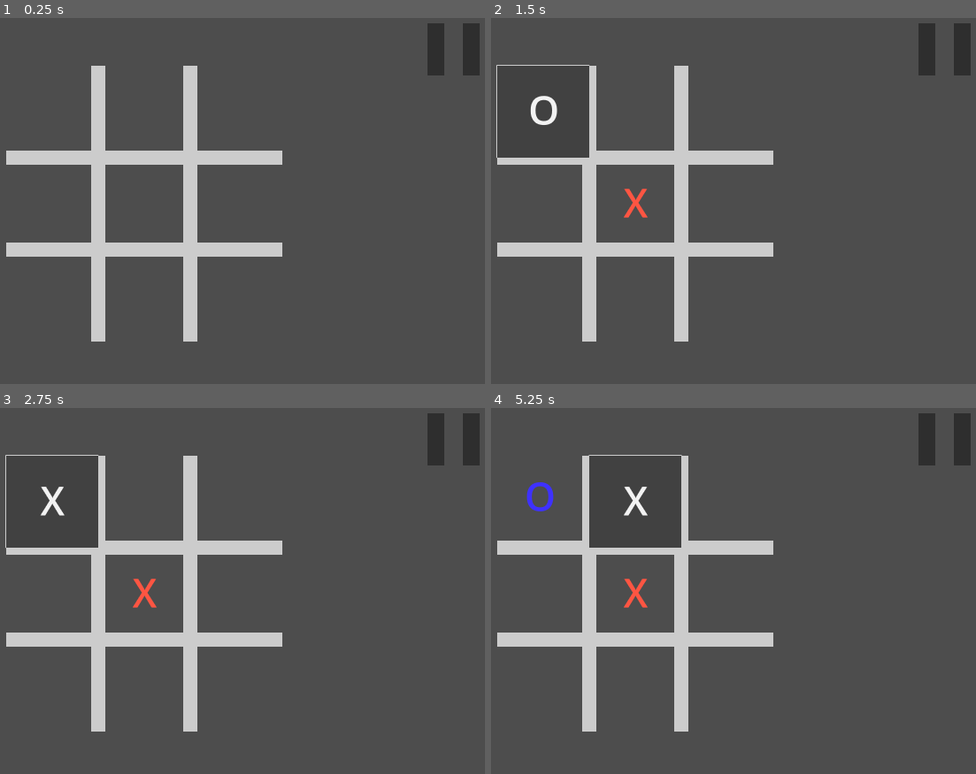
Above: before the commit, frames 1-4 (two rows, left to right).
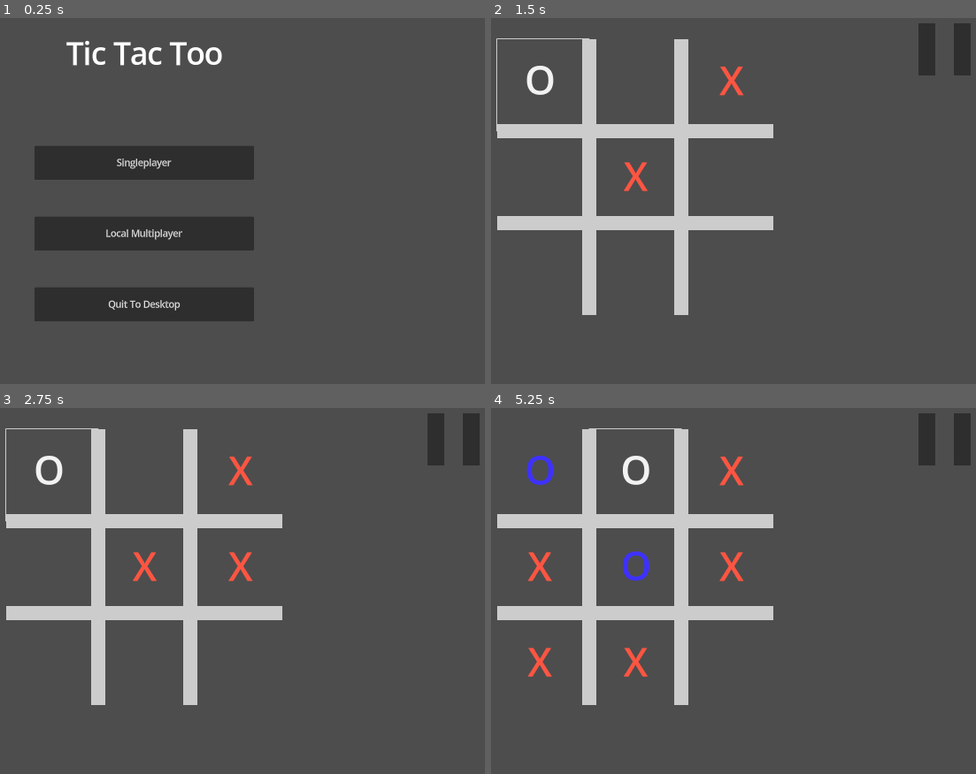
Above: after the commit, the same moments.

Repository: AlixBarreaux/tic-tac-two
Game: Godot game, scene res://scenes/main_menu.tscn
Two runs of this game, one before a commit and one after it. Both use one fixed random seed, a clock stepped at 60 frames per second and the inputs below. Before the commit the project starts from res://scenes/game.tscn.
Inputs (mouse positions are in pixels of both pictures, inside the frame that each line leads up to; where the layout moved, square brackets give the same spot in the first picture):
- Up to frame 1 (0.25 s): no input
- Up to frame 2 (1.5 s): click (636, 164) at 0.5 s, where only the run after the commit has a clickable "Singleplayer"; click (544, 83) [544, 113] at 1.25 s
- Up to frame 3 (2.75 s): click "O" at 2 s
- Up to frame 4 (5.25 s): click "X" at 2.75 s; click "X" at 3.5 s; click "O" at 4.25 s; click (636, 473) [636, 503] at 5 s

The runs differ from the first frame. In frame 1, 18% of the frame differs, in the area x 1-99%, y 1-89%; in frame 2, 9.8%; in frame 3, 9.9%; in frame 4, 11%.

Commit message:
Feat: Add solo and mp modes
Solo: Play VS AI. PlayerAI for now is playing random moves only.
Local multiplayer: 2 players share the same device.

Diff:
--- a/autoloads/scripts/events.gd
+++ b/autoloads/scripts/events.gd
@@ -2,8 +2,10 @@
 #class_name Events
 
 
-signal game_started
-signal game_reset
+signal new_game_started
 signal player_picked_cell(id: int)
+# Makes sure the id has been assigned. Use this instead of player_picked_cell
+signal turn_data_updated
 signal board_assigned_cell
-signal player_won(id: int)
+# Player id determining who won
+signal game_over(id: int)
--- a/autoloads/scripts/global.gd
+++ b/autoloads/scripts/global.gd
@@ -1,46 +1,59 @@
 extends Node
 #class_name Global
 
-
-enum PlayerTypes { HUMAN, AI }
-
-@export var player_1_type: PlayerTypes = PlayerTypes.HUMAN
-@export var player_2_type: PlayerTypes = PlayerTypes.AI
+## Player 1 MUST be a human at all times!
+@export var player_1_type: EnumPlayerTypes.PlayerTypes = EnumPlayerTypes.PlayerTypes.HUMAN
+@export var player_2_type: EnumPlayerTypes.PlayerTypes = EnumPlayerTypes.PlayerTypes.HUMAN
 
 ## Player who is the first to play a move
 @export var starting_player: int = randi_range(1, 2)
 ## ID of the player currently playing
 @onready var current_player_id: int = starting_player
 
+func set_random_starting_player() -> void:
+	starting_player = randi_range(1, 2)
+	current_player_id = starting_player
+	print("\nPlayer ", current_player_id , " got the first move!")
 
-@export var game_mode: EnumGameModes.GameModes = EnumGameModes.GameModes.Singleplayer
+
+var turn_counter: int = 1
+
+
+@export var game_mode: EnumGameModes.GameModes = EnumGameModes.GameModes.Multiplayer
 
 func set_game_mode(value: EnumGameModes.GameModes) -> void:
 	game_mode = value
 
-	#match value:
-		#EnumGameModes.GameModes.Singleplayer:
-			#pass
-		#EnumGameModes.GameModes.Multiplayer:
-			#pass
-		#_:
-			#printerr("(!) ERROR in: " + self.get_name() + ": Unrecognized enum value!")
+	match value:
+		EnumGameModes.GameModes.Singleplayer:
+			player_1_type = EnumPlayerTypes.PlayerTypes.HUMAN
+			player_2_type = EnumPlayerTypes.PlayerTypes.AI
+		EnumGameModes.GameModes.Multiplayer:
+			player_1_type = EnumPlayerTypes.PlayerTypes.HUMAN
+			player_2_type = EnumPlayerTypes.PlayerTypes.HUMAN
+		_:
+			printerr("(!) ERROR in: " + self.get_name() + ": Unrecognized enum value!")
 
 
-func on_player_picked_cell(_player_id: int) -> void:
-	await Events.board_assigned_cell
+func on_new_game_started() -> void:
+	self.set_random_starting_player()
+	turn_counter = 1
+
+
+func update_turn_data() -> void:
 	if current_player_id == 1:
 		current_player_id = 2
 	else: current_player_id = 1
 
+	turn_counter += 1
+	Events.turn_data_updated.emit()
+
+
+func on_board_assigned_cell() -> void:
+	update_turn_data()
+
 
 func _ready() -> void:
 	randomize()
-	Events.player_picked_cell.connect(on_player_picked_cell)
-
-	if starting_player == 1:
-		current_player_id = 1
-	else:
-		current_player_id = 2
-
-	print("Player ", current_player_id , " got the first move!")
+	Events.new_game_started.connect(on_new_game_started)
+	Events.board_assigned_cell.connect(on_board_assigned_cell)
--- a/project.godot
+++ b/project.godot
@@ -11,7 +11,7 @@
 [application]
 
 config/name="Tic Tac Too"
-run/main_scene="res://scenes/game.tscn"
+run/main_scene="res://scenes/main_menu.tscn"
 config/features=PackedStringArray("4.2", "Mobile")
 config/icon="res://miscellaneous/icon.svg"
 
--- a/scenes/game.tscn
+++ b/scenes/game.tscn
@@ -1,8 +1,10 @@
-[gd_scene load_steps=13 format=3 uid="uid://vi1mnlp6oe6e"]
+[gd_scene load_steps=15 format=3 uid="uid://vi1mnlp6oe6e"]
 
 [ext_resource type="Script" path="res://scripts/board.gd" id="1_80fon"]
 [ext_resource type="PackedScene" uid="uid://c7fkf7oihcrlp" path="res://scenes/button_cell.tscn" id="1_b1dxv"]
+[ext_resource type="Script" path="res://scripts/player_ai.gd" id="1_qau68"]
 [ext_resource type="PackedScene" uid="uid://b3655ngv0pjo" path="res://scenes/pause_menu_ui.tscn" id="3_dlpvo"]
+[ext_resource type="PackedScene" uid="uid://j33gauki0c8o" path="res://scenes/new_game_button.tscn" id="4_5lep1"]
 
 [sub_resource type="StyleBoxFlat" id="StyleBoxFlat_yptch"]
 bg_color = Color(0.6, 0.6, 0.6, 0)
@@ -57,21 +59,24 @@
 
 [node name="Game" type="Node"]
 
+[node name="PlayerAI" type="Node" parent="."]
+script = ExtResource("1_qau68")
+
 [node name="CanvasLayer" type="CanvasLayer" parent="."]
 
-[node name="PauseMenuUI" parent="CanvasLayer" instance=ExtResource("3_dlpvo")]
-visible = false
+[node name="NewGameButton" parent="CanvasLayer" instance=ExtResource("4_5lep1")]
 
 [node name="Board" type="GridContainer" parent="CanvasLayer"]
+unique_name_in_owner = true
 anchors_preset = -1
 anchor_left = 0.305
 anchor_top = 0.153
 anchor_right = 0.695
 anchor_bottom = 0.847
 offset_left = -0.360046
-offset_top = -0.144012
+offset_top = -72.24
 offset_right = 0.359863
-offset_bottom = 0.143921
+offset_bottom = -71.952
 grow_horizontal = 2
 grow_vertical = 2
 theme_override_constants/h_separation = 0
@@ -170,3 +175,6 @@
 focus_next = NodePath("../ButtonCellTopLeft")
 focus_previous = NodePath("../ButtonBottomMiddle")
 theme_override_styles/normal = SubResource("StyleBoxFlat_pp6fu")
+
+[node name="PauseMenuUI" parent="CanvasLayer" instance=ExtResource("3_dlpvo")]
+visible = false
--- /dev/null
+++ b/scenes/new_game_button.tscn
@@ -0,0 +1,22 @@
+[gd_scene load_steps=3 format=3 uid="uid://j33gauki0c8o"]
+
+[ext_resource type="Theme" uid="uid://chvdfaqu3vjd2" path="res://resources/themes/main_theme.tres" id="1_b68kb"]
+[ext_resource type="Script" path="res://scripts/new_game_button.gd" id="2_ld56p"]
+
+[node name="NewGameButton" type="Button"]
+anchors_preset = 7
+anchor_left = 0.5
+anchor_top = 1.0
+anchor_right = 0.5
+anchor_bottom = 1.0
+offset_left = -215.0
+offset_top = -143.0
+offset_right = 215.0
+offset_bottom = -64.0
+grow_horizontal = 2
+grow_vertical = 0
+theme = ExtResource("1_b68kb")
+text = "Restart New Game"
+script = ExtResource("2_ld56p")
+
+[connection signal="pressed" from="." to="." method="_on_pressed"]
--- a/scripts/board.gd
+++ b/scripts/board.gd
@@ -1,11 +1,12 @@
 extends GridContainer
 class_name Board
 
-
-@export var cells: PackedInt32Array = []
+## Type not PackedInt32Array, caused problems
+@export var cells: Array = []
 
 ## List of all cells set to neutral on ready
-var initial_cells: PackedInt32Array = []
+## Type: PackedInt32Array not working with duplicate()
+var initial_cells: Array = []
 
 
 func set_cell(cell_id: int, current_player_id: EnumCellOwners.CellOwners) -> void:
@@ -13,10 +14,14 @@
 
 
 func set_all_cells_to_neutral() -> void:
-	cells = initial_cells
+	cells = initial_cells.duplicate(true)
 
 	for button_cell: ButtonCell in self.get_children():
 		button_cell.cell_owner = EnumCellOwners.CellOwners.NEUTRAL
+
+
+func click_button_cell(idx: int) -> void:
+	self.get_child(idx).click()
 
 
 @export var btn_cell_neutral_cell_color: Color = Color(255.0, 255.0, 255.0, 255.0)
@@ -38,32 +43,11 @@
 		button_cell.player_1_pawn_color = btn_cell_player_1_pawn_color
 		button_cell.player_2_pawn_color = btn_cell_player_2_pawn_color
 
-	cells = initial_cells
+	cells = initial_cells.duplicate(true)
 
 
-func reset() -> void:
-	set_all_cells_to_neutral()
-	Events.game_reset.emit()
-
-
-## All possible combinations to win, used to determine which player won.
-## Each array represents a line which contains indexes to use in the var cells.
-const WINNING_CELLS_LINES: Array = [
-	[0, 1, 2],
-	[3, 4, 5],
-	[6, 7, 8],
-	[0, 3, 6],
-	[1, 4, 7],
-	[2, 5, 8],
-	[0, 4, 8],
-	[2, 4, 6]
-  ]
-
-
-func check_if_a_player_won() -> void:
-	print(cells)
-
-	for alignment_array in WINNING_CELLS_LINES:
+func check_if_game_is_over() -> void:
+	for alignment_array in BoardUtils.get_winning_cell_lines():
 		var next_cell_owner: int = 0
 		var previous_cell_owner: int = 0
 
@@ -99,22 +83,31 @@
 						break
 					## 2nd and 3rd cells match
 					print("Player ", previous_cell_owner, " wiiiiiiiiiiiiiiiiiiiiiiiiiiiiiiiiiiiiiiiiiiiiiiiiiiiiiiiiiins!")
-					Events.player_won.emit(previous_cell_owner)
+					Events.game_over.emit(previous_cell_owner)
 					return
 				else:
 					## 2nd and 3rd cells mismatch
 					break
 	## Check for tie match
 	if not EnumCellOwners.CellOwners.NEUTRAL in cells:
+		Events.game_over.emit(0)
 		print("Tiiiiiiiiiiiiiiiiiiiiiiiiiiiiiiiiiiiiiiiiiiiiiiiiiiiiiie!")
+
+
+func on_new_game_started() -> void:
+	self.set_all_cells_to_neutral()
 
 
 func on_player_picked_cell(cell_id: int) -> void:
 	set_cell(cell_id, Global.current_player_id)
+
+	check_if_game_is_over()
 	Events.board_assigned_cell.emit()
-	check_if_a_player_won()
 
 
 func _ready() -> void:
+	build_initial_cells()
+	Events.new_game_started.connect(on_new_game_started)
 	Events.player_picked_cell.connect(on_player_picked_cell)
-	build_initial_cells()
+
+	Events.new_game_started.emit()
--- a/scripts/button_cell.gd
+++ b/scripts/button_cell.gd
@@ -14,6 +14,18 @@
 var cell_id: int = 0
 ## Who owns this cell
 @export var cell_owner: EnumCellOwners.CellOwners = EnumCellOwners.CellOwners.NEUTRAL
+
+
+func enable() -> void:
+	self.set_mouse_filter(MOUSE_FILTER_STOP)
+
+
+func disable() -> void:
+	self.set_mouse_filter(MOUSE_FILTER_IGNORE)
+
+
+func click() -> void:
+	_on_pressed()
 
 
 func _on_pressed() -> void:
@@ -33,9 +45,24 @@
 	Events.player_picked_cell.emit(cell_id)
 
 
-func on_game_reset() -> void:
+func on_new_game_started() -> void:
 	self.set_text("")
+	self.enable()
+
+
+func on_turn_data_updated() -> void:
+	if Global.current_player_id == 1:
+		if Global.player_1_type == EnumPlayerTypes.PlayerTypes.HUMAN:
+			self.enable()
+		else:
+			self.disable()
+	if Global.current_player_id == 2:
+		if Global.player_2_type == EnumPlayerTypes.PlayerTypes.HUMAN:
+			self.enable()
+		else:
+			self.disable()
 
 
 func _ready() -> void:
-	Events.game_reset.connect(on_game_reset)
+	Events.new_game_started.connect(on_new_game_started)
+	Events.turn_data_updated.connect(on_turn_data_updated)
--- /dev/null
+++ b/scripts/new_game_button.gd
@@ -0,0 +1,19 @@
+extends Button
+class_name NewGameButton
+
+
+func _on_pressed() -> void:
+	Events.new_game_started.emit()
+
+
+func on_new_game_started() -> void:
+	self.hide()
+
+
+func on_game_over(_player_id: int) -> void:
+	self.show()
+
+
+func _ready() -> void:
+	Events.new_game_started.connect(on_new_game_started)
+	Events.game_over.connect(on_game_over)
--- /dev/null
+++ b/scripts/player_ai.gd
@@ -0,0 +1,97 @@
+extends Node
+class_name PlayerAI
+
+
+@onready var board: Board = %Board
+
+var player_id: int = 2
+
+
+func check_if_its_turn_to_play() -> void:
+	if is_game_over:
+		print(self.name, ": Game over, I can't play!")
+		return
+
+	if Global.current_player_id == self.player_id:
+		play_turn()
+
+
+func on_board_assigned_cell() -> void:
+	# If Game mode singleplayer, AI won't do anything.
+	if Global.game_mode == EnumGameModes.GameModes.Multiplayer:
+		return
+
+	print("Board assigned cell! Global id: ", Global.current_player_id, " VS player_id: ", player_id)
+
+	self.check_if_its_turn_to_play()
+
+
+var is_game_over = false
+
+
+func on_new_game_started() -> void:
+	print(self.name, ": Game restarted, reset game over to false!")
+	is_game_over = false
+
+	print("Game started! Global id: ", Global.current_player_id, " VS player_id: ", player_id)
+	self.check_if_its_turn_to_play()
+
+
+func on_game_over(player_id: int) -> void:
+	is_game_over = true
+
+
+func _ready() -> void:
+	await board.ready
+	randomize()
+
+	if Global.game_mode == EnumGameModes.GameModes.Multiplayer:
+		return
+	self.check_if_its_turn_to_play()
+
+	Events.new_game_started.connect(on_new_game_started)
+	Events.board_assigned_cell.connect(on_board_assigned_cell)
+	Events.game_over.connect(on_game_over)
+
+
+func pick_cell(idx: int) -> void:
+	print(self.name, ": CLICK!")
+	board.click_button_cell(idx)
+
+
+func pick_random_cell() -> void:
+	var random_cell_index: int = randi_range(0, board.cells.size() - 1)
+
+	for cell in board.cells:
+		if board.cells[random_cell_index] != EnumCellOwners.CellOwners.NEUTRAL:
+			if random_cell_index == board.cells.size() - 1:
+				random_cell_index = 0
+			else:
+				random_cell_index += 1
+			continue
+
+		pick_cell(random_cell_index)
+		break
+
+
+func counter_opponent_alignment() -> void:
+	pass
+
+
+func form_two_cells_alignment() -> void:
+	pass
+
+
+func play_turn() -> void:
+	print(self.name, ": Play turn!")
+	self.pick_random_cell()
+
+	#if Global.turn_counter == 1:
+		#self.pick_random_cell()
+	#elif Global.turn_counter == 2:
+		#pass
+
+	# TODO: SHARE CODE BETWEEN PlayerAI and Board!
+	# Detect opponent's alignment
+	#for alignment_array in BoardUtils.get_winning_cell_lines():
+		#
--- /dev/null
+++ b/utils/enums/enum_player_types.gd
@@ -0,0 +1,5 @@
+extends RefCounted
+class_name EnumPlayerTypes
+
+
+enum PlayerTypes { HUMAN, AI }
--- /dev/null
+++ b/utils/static/board_utils.gd
@@ -0,0 +1,19 @@
+extends RefCounted
+class_name BoardUtils
+
+
+## Returns all possible combinations to win, used to determine which player won.
+## Each array represents a line which contains indexes to use in the var cells.
+static func get_winning_cell_lines() -> Array:
+	const WINNING_CELLS_LINES: Array = [
+		[0, 1, 2],
+		[3, 4, 5],
+		[6, 7, 8],
+		[0, 3, 6],
+		[1, 4, 7],
+		[2, 5, 8],
+		[0, 4, 8],
+		[2, 4, 6]
+	  ]
+
+	return WINNING_CELLS_LINES
Renamed: utils/enum_cell_owners.gd -> utils/enums/enum_cell_owners.gd
Renamed: utils/enum_game_modes.gd -> utils/enums/enum_game_modes.gd
